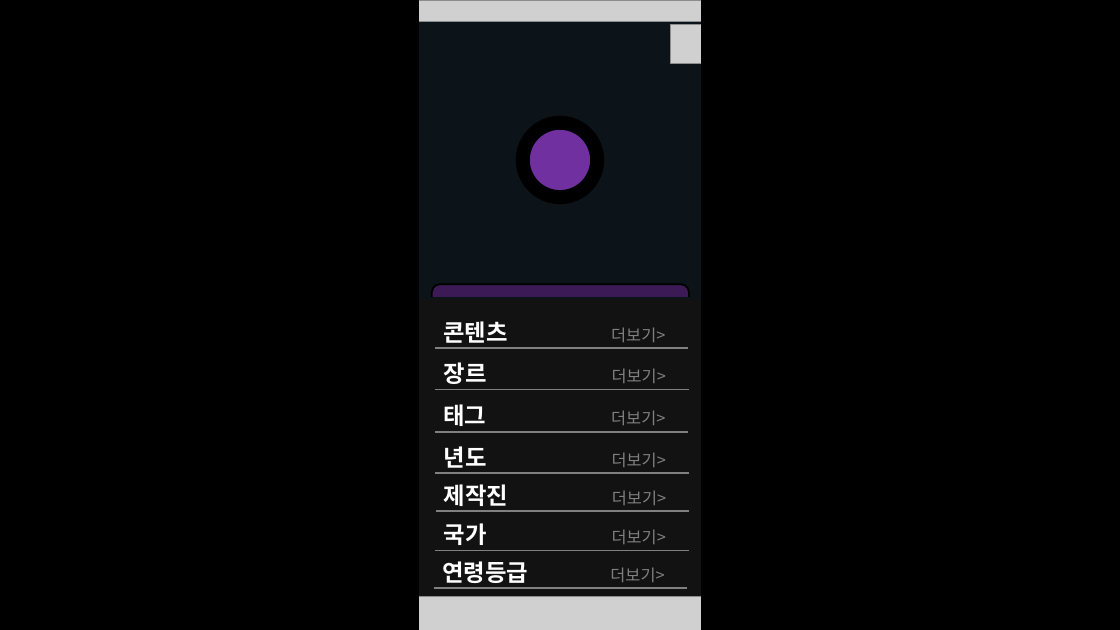
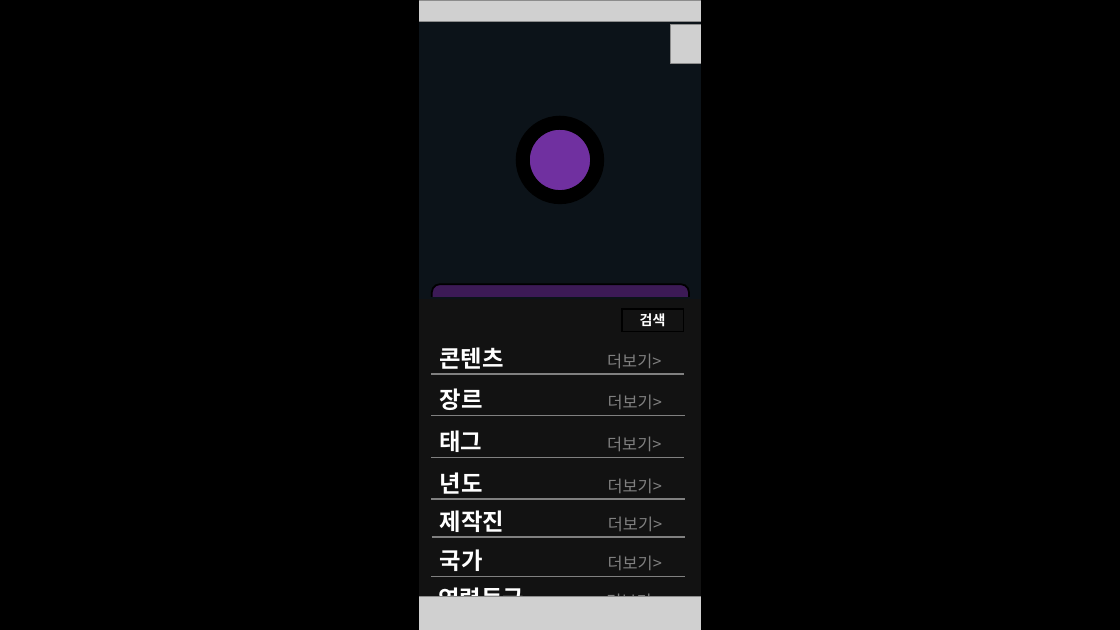
Before and after one commit to lhs020208/GameInterface-7, a slide deck: slide 13 of 7조 기말과제 - 숏폼형 모바일 OTT.pptm. Drawn at 1120x630 pixels with LibreOffice and Linux fonts; fonts in the diff are those of the drawing; grey boxes stand for pictures. Boxes give left, top, right and bottom in pixels: in the first picture for what was removed or moved away, otherwise in the second. Text is boxed around its words. In the diff, an @@ line names an element or a change of style, - is before the commit and + after.

Commit message:
장르 "검색" 추가

```diff
--- a/7조 기말과제 - 숏폼형 모바일 OTT.pptm
+++ b/7조 기말과제 - 숏폼형 모바일 OTT.pptm
@@ rectangle: place and size @@
-rectangle at bbox=[405, 298, 719, 630]
+rectangle at bbox=[401, 298, 715, 630]
@@ rectangle added at bbox=[622, 309, 684, 332], fill #121212, outline #000000 1.5 pt, 12 pt, text #FFFFFF, bold @@
+검색
@@ 8 texts, 6 lines: place and size @@
-8 texts, 6 lines at bbox=[435, 321, 689, 630]
+8 texts, 6 lines at bbox=[430, 347, 687, 630]
@@ line removed from (434, 588) to (687, 588) @@
```
Also in this commit, not shown: 3 other slides changed.
